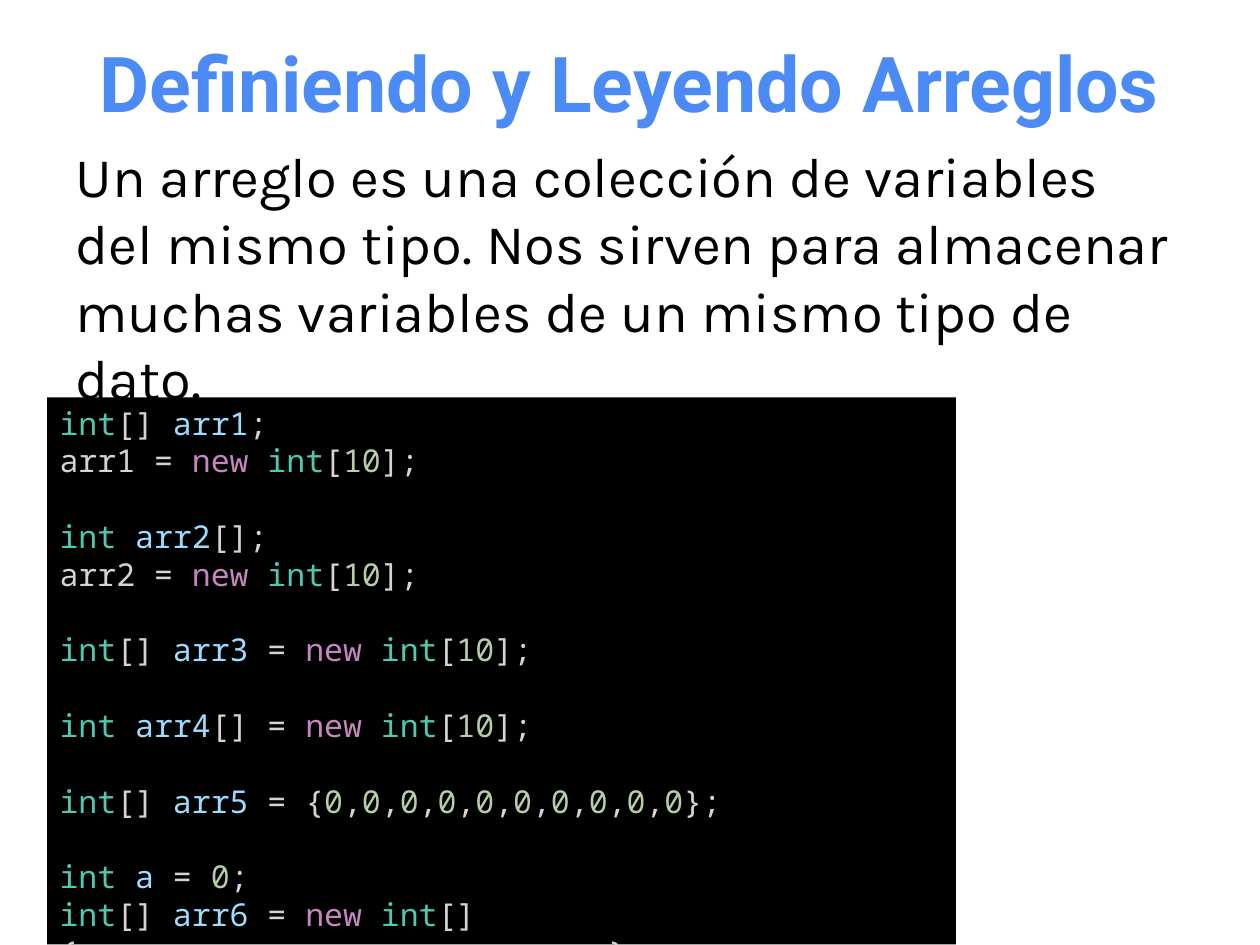
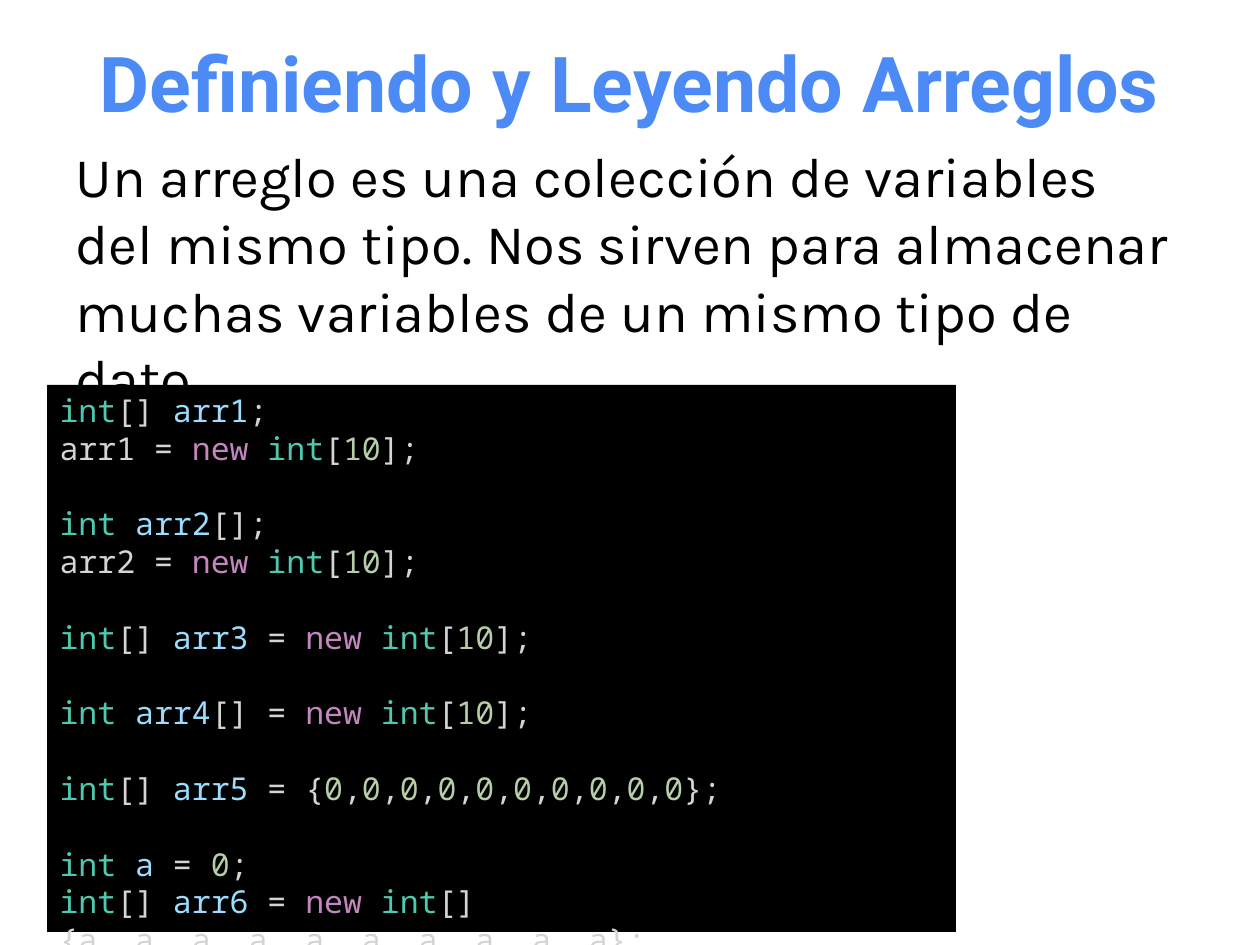
Before and after one commit to OMardil/INFO2, a slide deck: slide 2 of MOD01_Arreglos_multidimensionales/01 Presentacion/INFO2_MOD01-Arreglos_Multidimensionales.pptx. Drawn at 1260x945 pixels with LibreOffice and Linux fonts; fonts in the diff are those of the drawing. Boxes give left, top, right and bottom in pixels: in the first picture for what was removed or moved away, otherwise in the second. Text is boxed around its words. In the diff, an @@ line names an element or a change of style, - is before the commit and + after.

Commit message:
Update arreglos multidimensionales

```diff
--- a/MOD01_Arreglos_multidimensionales/01 Presentacion/INFO2_MOD01-Arreglos_Multidimensionales.pptx
+++ b/MOD01_Arreglos_multidimensionales/01 Presentacion/INFO2_MOD01-Arreglos_Multidimensionales.pptx
@@ rectangle "int[] arr1;": place and size @@
-rectangle "int[] arr1;" at bbox=[47, 397, 955, 944]
+rectangle "int[] arr1;" at bbox=[47, 384, 955, 931]
```
Also in this commit, not shown: 5 other slides changed, 2 slides added, 3 slides removed, 1 other file.
